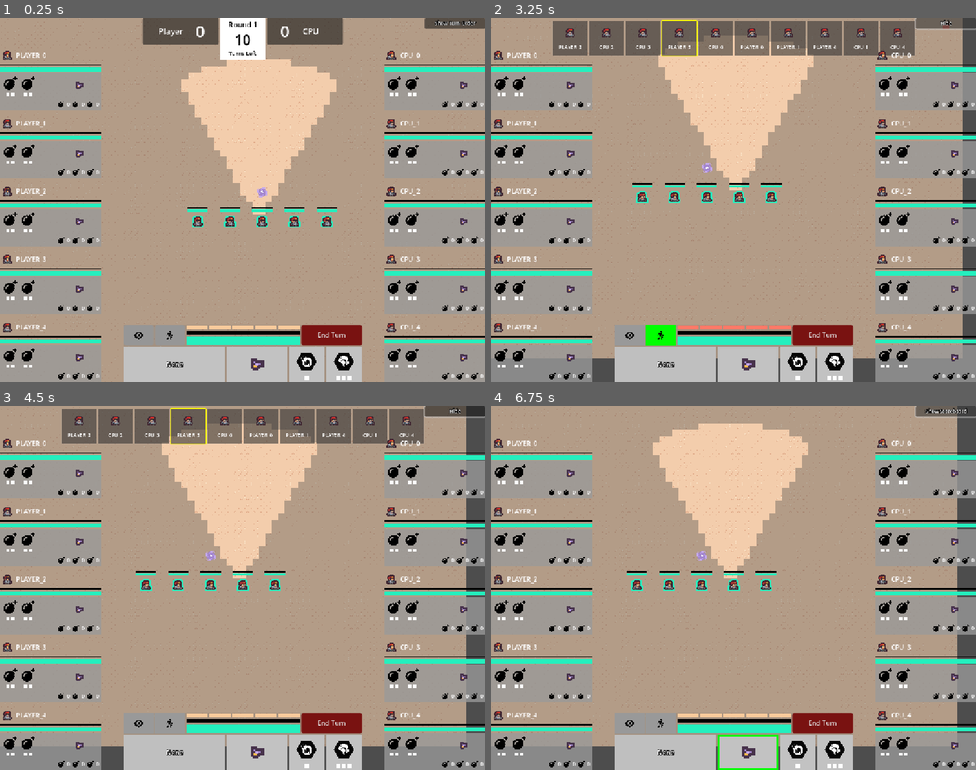
Above: before the commit, frames 1-4 (two rows, left to right).
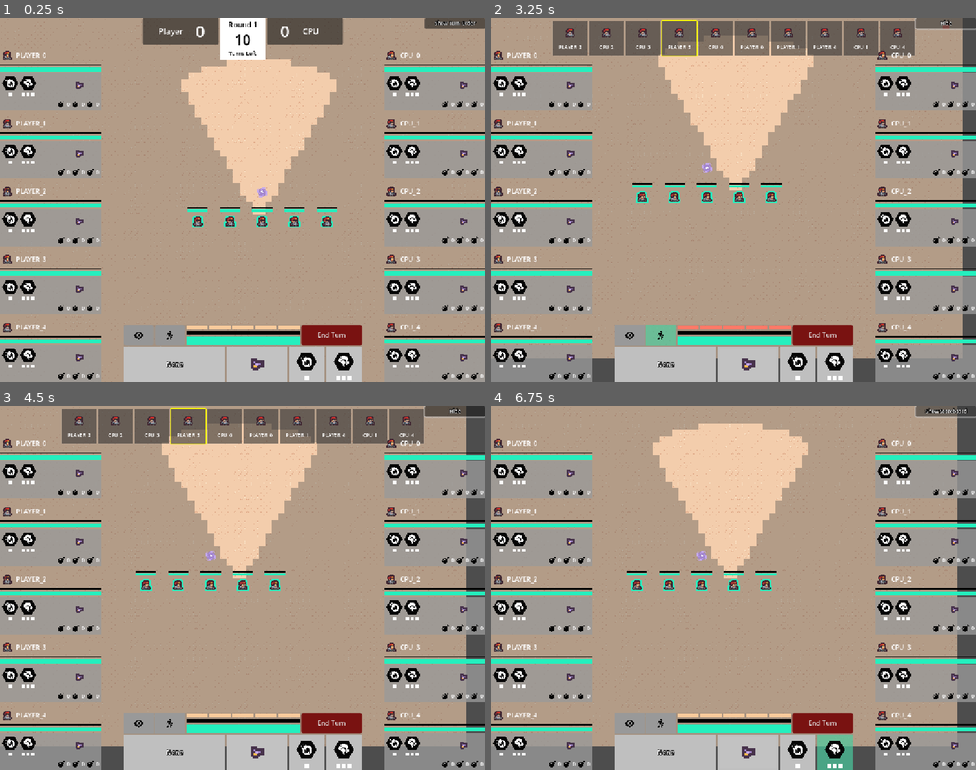
Above: after the commit, the same moments.

Repository: david8zhang/valorant-team-manager-godot
Game: Godot game, scene res://scenes/GameRound.tscn
The game is run twice, just before and just after one commit, with the same random seed, the same clock (stepped at 60 frames per second) and the same inputs.
Inputs (mouse positions are in pixels of both pictures, inside the frame that each line leads up to):
- Up to frame 1 (0.25 s): no input
- Up to frame 2 (3.25 s): click (626, 334) at 0.5 s; click (660, 334) at 1.25 s; click "End Turn" at 2 s; click "Show Turn Order" at 2.75 s
- Up to frame 3 (4.5 s): click "None" at 3.5 s; click "None" at 4.25 s
- Up to frame 4 (6.75 s): click (796, 751) at 5 s; click (835, 751) at 5.75 s; click "Hide" at 6.5 s

The runs differ from the first frame. In frame 1, 1.6% of the frame differs, in the area x 0-87%, y 16-96%; in frame 2, 1.9%; in frame 3, 1.6%; in frame 4, 2.3%, in the area x 0-87%, y 16-100%.

Commit message:
hook up more ability UI

Diff:
--- a/codebase/prefabs/AbilityChargeRect.tscn
+++ b/codebase/prefabs/AbilityChargeRect.tscn
@@ -1,4 +1,7 @@
-[gd_scene format=3 uid="uid://b171uwes5dbse"]
+[gd_scene load_steps=2 format=3 uid="uid://b171uwes5dbse"]
+
+[ext_resource type="Script" uid="uid://bqoqq204vjnyb" path="res://scripts/AbilityChargeRect.gd" id="1_qfp2f"]
 
 [node name="AbilityChargeRect" type="ColorRect"]
 custom_minimum_size = Vector2(10, 10)
+script = ExtResource("1_qfp2f")
--- a/codebase/prefabs/AgentStatus.tscn
+++ b/codebase/prefabs/AgentStatus.tscn
@@ -1,8 +1,9 @@
-[gd_scene load_steps=10 format=3 uid="uid://wxeqn8voogow"]
+[gd_scene load_steps=11 format=3 uid="uid://wxeqn8voogow"]
 
 [ext_resource type="Texture2D" uid="uid://beu1d2qdbfmxn" path="res://assets/agents/brimstone.png" id="1_d1d8l"]
 [ext_resource type="Script" uid="uid://bjddamp2r15i4" path="res://scripts/AgentStatus.gd" id="1_mjuwj"]
 [ext_resource type="StyleBox" uid="uid://dg87xambkxjlc" path="res://prefabs/HealthBG.tres" id="2_wjiy0"]
+[ext_resource type="PackedScene" uid="uid://b171uwes5dbse" path="res://prefabs/AbilityChargeRect.tscn" id="2_yomwo"]
 [ext_resource type="StyleBox" uid="uid://dy7sneapy3v78" path="res://prefabs/HealthFill.tres" id="3_knam2"]
 [ext_resource type="StyleBox" uid="uid://cy5g0kjs21b00" path="res://prefabs/ShieldFill.tres" id="4_tpx7d"]
 [ext_resource type="Texture2D" uid="uid://7pdwea6dt72o" path="res://assets/placeholder/bomb-solid-full.svg" id="5_d1d8l"]
@@ -23,6 +24,7 @@
 grow_vertical = 2
 theme_override_styles/panel = SubResource("StyleBoxFlat_qsf7e")
 script = ExtResource("1_mjuwj")
+ability_charge_scene = ExtResource("2_yomwo")
 
 [node name="VBoxContainer" type="VBoxContainer" parent="."]
 layout_mode = 2
@@ -91,14 +93,6 @@
 layout_mode = 2
 alignment = 1
 
-[node name="ColorRect" type="ColorRect" parent="VBoxContainer/PanelContainer/MarginContainer/VBoxContainer/HBoxContainer2/Ability1/HBoxContainer"]
-custom_minimum_size = Vector2(8, 8)
-layout_mode = 2
-
-[node name="ColorRect2" type="ColorRect" parent="VBoxContainer/PanelContainer/MarginContainer/VBoxContainer/HBoxContainer2/Ability1/HBoxContainer"]
-custom_minimum_size = Vector2(8, 8)
-layout_mode = 2
-
 [node name="Ability2" type="VBoxContainer" parent="VBoxContainer/PanelContainer/MarginContainer/VBoxContainer/HBoxContainer2"]
 layout_mode = 2
 
@@ -112,14 +106,6 @@
 [node name="HBoxContainer" type="HBoxContainer" parent="VBoxContainer/PanelContainer/MarginContainer/VBoxContainer/HBoxContainer2/Ability2"]
 layout_mode = 2
 alignment = 1
-
-[node name="ColorRect" type="ColorRect" parent="VBoxContainer/PanelContainer/MarginContainer/VBoxContainer/HBoxContainer2/Ability2/HBoxContainer"]
-custom_minimum_size = Vector2(8, 8)
-layout_mode = 2
-
-[node name="ColorRect2" type="ColorRect" parent="VBoxContainer/PanelContainer/MarginContainer/VBoxContainer/HBoxContainer2/Ability2/HBoxContainer"]
-custom_minimum_size = Vector2(8, 8)
-layout_mode = 2
 
 [node name="Control" type="Control" parent="VBoxContainer/PanelContainer/MarginContainer/VBoxContainer/HBoxContainer2"]
 layout_mode = 2
--- a/codebase/scripts/Ability.gd
+++ b/codebase/scripts/Ability.gd
@@ -1,2 +1,17 @@
 class_name Ability
 extends Node
+
+var ability_stats: AbilityStats
+var source_agent: Agent
+
+func handle_hover(_x_pos: int, _y_pos: int):
+	pass
+
+func handle_click(_x_pos: int, _y_pos: int):
+	pass
+
+func is_valid_target(_target_agent: Agent) -> bool:
+	return true
+
+func execute():
+	pass
--- /dev/null
+++ b/codebase/scripts/AbilityChargeRect.gd
@@ -0,0 +1,9 @@
+class_name AbilityChargeRect
+extends ColorRect
+
+var rect_width := 0
+var rect_height := 0
+
+func _ready() -> void:
+	custom_minimum_size.x = rect_width
+	custom_minimum_size.y = rect_height
--- a/codebase/scripts/ActionMenu.gd
+++ b/codebase/scripts/ActionMenu.gd
@@ -10,6 +10,8 @@
 @onready var defuse_texture = $VBoxContainer/NonCombatAndStats/NonCombatActions/Defuse/TextureRect as TextureRect
 @onready var primary_weapon = $VBoxContainer/CombatAbilities/PrimaryWeapon as ActionMenuWeapon
 @onready var sidearm_weapon = $VBoxContainer/CombatAbilities/SidearmWeapon as ActionMenuWeapon
+@onready var ability_1 = $VBoxContainer/CombatAbilities/Ability1 as Button
+@onready var ability_2 = $VBoxContainer/CombatAbilities/Ability2 as Button
 
 @onready var action_point_menu = $VBoxContainer/NonCombatAndStats/VBoxContainer/HBoxContainer as HBoxContainer
 @onready var health_bar = $VBoxContainer/NonCombatAndStats/VBoxContainer/Health as ProgressBar
@@ -37,6 +39,8 @@
 	watch_button.pressed.connect(func (): on_action_click(AgentController.ActionState.WATCH))
 	primary_weapon.pressed.connect(func (): on_action_click(AgentController.ActionState.PRIMARY_ATTACK))
 	sidearm_weapon.pressed.connect(func (): on_action_click(AgentController.ActionState.SECONDARY_ATTACK))
+	ability_1.pressed.connect(func (): on_action_click(AgentController.ActionState.ABILITY_ONE))
+	ability_2.pressed.connect(func (): on_action_click(AgentController.ActionState.ABILITY_TWO))
 	end_turn_button.pressed.connect(end_curr_turn)
 	ap_rect_cost_style = load("res://prefabs/ActionPoint_CostPreview.tres")
 	ap_rect_unused_style = load("res://prefabs/ActionPoint_Unused.tres")
@@ -59,6 +63,10 @@
 			highlight_single_button(primary_weapon)
 		AgentController.ActionState.SECONDARY_ATTACK:
 			highlight_single_button(sidearm_weapon)
+		AgentController.ActionState.ABILITY_ONE:
+			highlight_single_button(ability_1)
+		AgentController.ActionState.ABILITY_TWO:
+			highlight_single_button(ability_2)
 
 func de_highlight_all_buttons():
 	dehighlight_single_button(watch_button)
@@ -66,6 +74,8 @@
 	dehighlight_single_button(move_button)
 	dehighlight_single_button(primary_weapon, 0.75)
 	dehighlight_single_button(sidearm_weapon, 0.75)
+	dehighlight_single_button(ability_1, 0.75)
+	dehighlight_single_button(ability_2, 0.75)
 
 func dehighlight_single_button(button, color = 0.6):
 	var sb := StyleBoxFlat.new()
@@ -74,7 +84,7 @@
 
 func highlight_single_button(button):
 	var sb := StyleBoxFlat.new()
-	sb.bg_color = Color(0, 1, 0)
+	sb.bg_color = Color("#46daa69b")
 	button.add_theme_stylebox_override("normal", sb)
 
 func preview_ap_cost(ap_cost):
@@ -157,20 +167,18 @@
 
 func update_ability_menu():
 	var selected_agent = agent_controller.selected_agent
-	var ability_1: AbilityStats = selected_agent.agent_stats.ability_1
-	var ability_2: AbilityStats = selected_agent.agent_stats.ability_2
-	ability_1_texture.texture = ability_1.ability_texture
-	ability_2_texture.texture = ability_2.ability_texture
+	var ability_1_stats: AbilityStats = selected_agent.agent_stats.ability_1
+	var ability_2_stats: AbilityStats = selected_agent.agent_stats.ability_2
+	ability_1_texture.texture = ability_1_stats.ability_texture
+	ability_2_texture.texture = ability_2_stats.ability_texture
 	for c in ability_1_charges_container.get_children():
 		ability_1_charges_container.remove_child(c)
 	for c in ability_2_charges_container.get_children():
 		ability_2_charges_container.remove_child(c)
 	for i in range(0, selected_agent.ability_1_charges):
-		var charge_rect = ability_charge_scene.instantiate() as ColorRect
-		ability_1_charges_container.add_child(charge_rect)
+		_add_ability_charge(ability_1_charges_container)
 	for i in range(0, selected_agent.ability_2_charges):
-		var charge_rect = ability_charge_scene.instantiate() as ColorRect
-		ability_2_charges_container.add_child(charge_rect)
+		_add_ability_charge(ability_2_charges_container)
 
 func update_all():
 	update_ap_menu()
@@ -184,3 +192,9 @@
 	if game_round.curr_turn_side == GameRound.Side.PLAYER:
 		hide()
 		agent_controller.complete_turn()
+
+func _add_ability_charge(container: HBoxContainer):
+	var charge_rect = ability_charge_scene.instantiate() as AbilityChargeRect
+	charge_rect.rect_width = 10
+	charge_rect.rect_height = 10
+	container.add_child(charge_rect)
--- a/codebase/scripts/AgentController.gd
+++ b/codebase/scripts/AgentController.gd
@@ -95,6 +95,8 @@
 						center_camera_on_position(pos_to_move_to)
 				if Input.is_action_just_pressed("center_camera"):
 					center_camera_on_agent(selected_agent)
+			ActionState.ABILITY_ONE or ActionState.ABILITY_TWO:
+				pass
 
 func start_turn(agent_to_select: Agent):
 	agent_to_select.rem_action_points = Agent.TOTAL_ACTION_POINTS
--- a/codebase/scripts/AgentStatus.gd
+++ b/codebase/scripts/AgentStatus.gd
@@ -14,6 +14,8 @@
 @onready var ability_2_texture = $VBoxContainer/PanelContainer/MarginContainer/VBoxContainer/HBoxContainer2/Ability2/TextureRect as TextureRect
 @onready var ability_2_charges_container = $VBoxContainer/PanelContainer/MarginContainer/VBoxContainer/HBoxContainer2/Ability2/HBoxContainer as HBoxContainer
 
+@export var ability_charge_scene: PackedScene
+
 func update_from_agent(agent: Agent):
 	agent_name_label.text = agent.agent_name
 	shield_bar.value = agent.shield_bar.value
@@ -29,3 +31,19 @@
 			weapon_texture.texture = agent.primary_weapon.weapon_stats.texture
 		else:
 			weapon_texture.texture = agent.sidearm_weapon.weapon_stats.texture
+		ability_1_texture.texture = agent.agent_stats.ability_1.ability_texture
+		ability_2_texture.texture = agent.agent_stats.ability_2.ability_texture
+		for c in ability_1_charges_container.get_children():
+			ability_1_charges_container.remove_child(c)
+		for c in ability_2_charges_container.get_children():
+			ability_2_charges_container.remove_child(c)
+		for i in range(0, agent.ability_1_charges):
+			_add_ability_charge(ability_1_charges_container)
+		for i in range(0, agent.ability_2_charges):
+			_add_ability_charge(ability_2_charges_container)
+
+func _add_ability_charge(container: HBoxContainer):
+	var charge_rect = ability_charge_scene.instantiate() as AbilityChargeRect
+	charge_rect.rect_width = 8
+	charge_rect.rect_height = 8
+	container.add_child(charge_rect)
Not shown: 1 places in codebase/prefabs/TeamStatus.tscn that only renumber resources
Not shown, added: codebase/scripts/AbilityChargeRect.gd.uid
